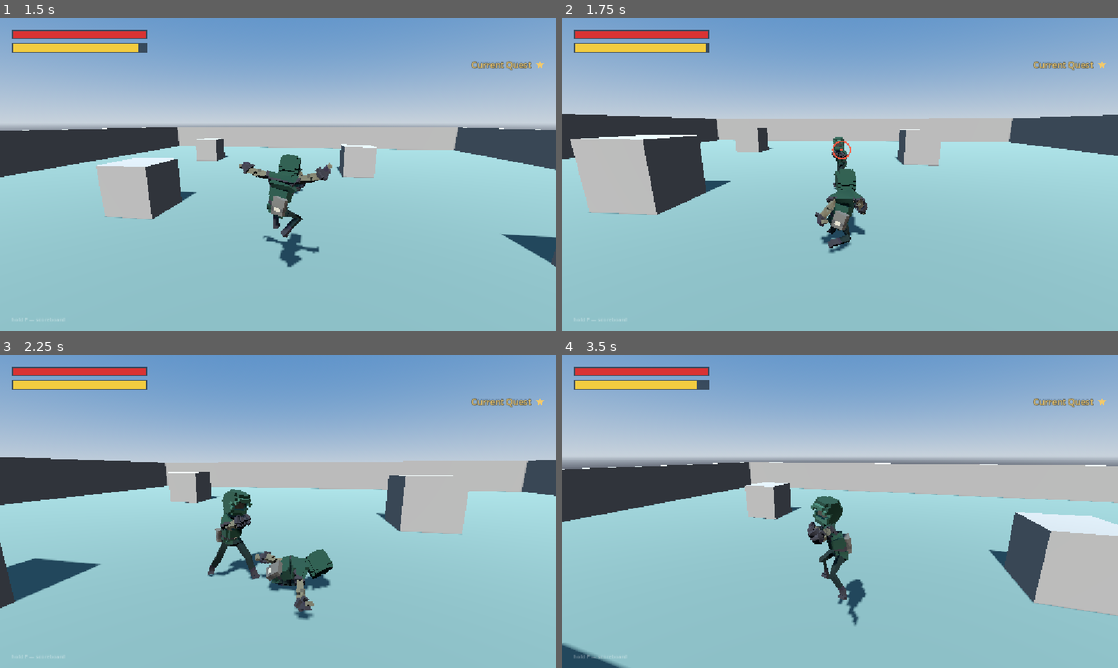
Above: before the commit, frames 1-4 (two rows, left to right).
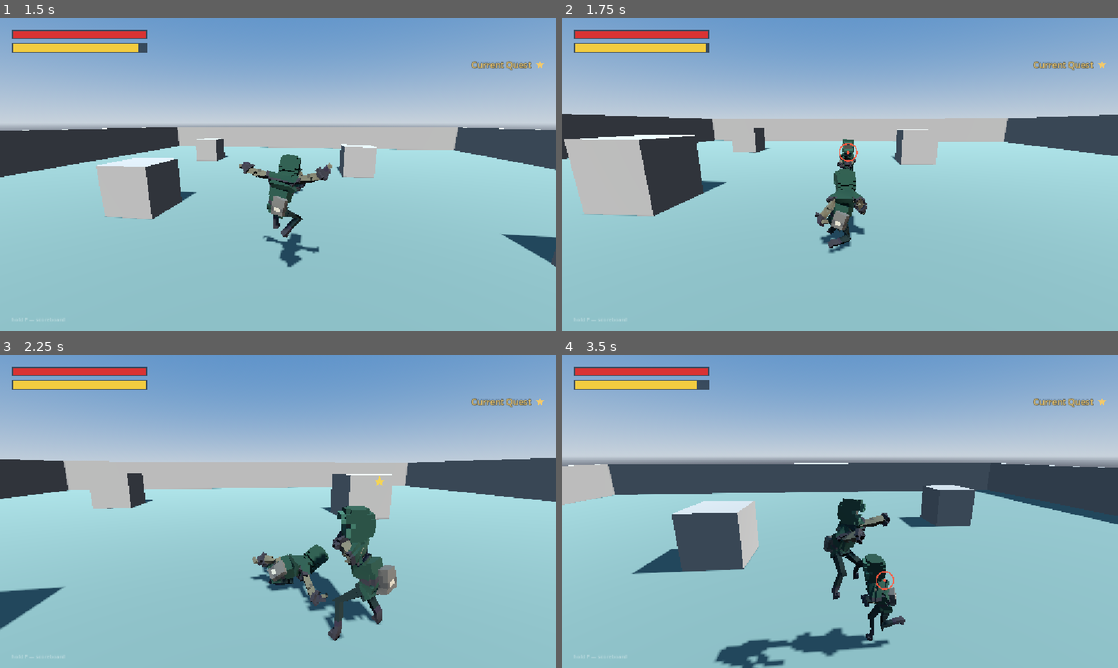
Above: after the commit, the same moments.

Repository: therealssorw/astria
Game: Godot game, scene res://scenes/main.tscn
Same seed, same stepped clock (60 frames per second), same inputs: the game is played once before the commit and once after it. This scene is started directly instead of the project's main scene. A sky picture missing from this copy of the repository is replaced by a grey-blue gradient. Sound files missing from this copy of the repository are replaced by a short silence.
Inputs (mouse positions are in pixels of both pictures, inside the frame that each line leads up to):
- Up to frame 1 (1.5 s): tap Enter (ui_accept) at 0.5 s; move the mouse to (305, 174) at 0.52 s; hold Right mouse button (block) 0.53-1.28 s; hold W (move_forward) from 0.53 s (still down); click (305, 174) at 0.6 s; tap Space (jump) at 0.77 s; move the mouse to (250, 174) at 1.27 s; right-click (250, 174) at 1.35 s
- Up to frame 2 (1.75 s): keep holding W (move_forward); tap Space (jump) at 1.52 s; tap Middle mouse button (lock_on) at 1.55 s
- Up to frame 3 (2.25 s): keep holding W (move_forward); move the mouse to (289, 505) at 2.02 s; tap Middle mouse button (lock_on) at 2.1 s
- Up to frame 4 (3.5 s): keep holding W (move_forward); tap Ctrl (slide) at 2.3, 2.85 s; move the mouse to (834, 517) at 2.77 s; tap Space (jump) at 3.02 s; click (834, 517) at 3.05 s

Frame 1 is identical in both runs. In frame 2, 1.6% of the frame differs, in the area x 0-100%, y 30-74%; in frame 3, 16%; in frame 4, 28%, in the area x 0-100%, y 34-100%.

Commit message:
Tutorial bandits fight you instead of waiting to be hit
Three things, all the same complaint: the enemies were not doing their
thing.

A bandit only wakes when the player walks into its vision cone, and the
tutorial dropped them in a ring around you at whatever rotation they
happened to have. One facing away never saw you, never turned, and stood
there until it was punched — which is exactly how the first lesson read:
nothing at all happens until you hit it. They now spawn facing the
player and already awake. They are raiders in the middle of a raid, not
sentries waiting to notice you.

Held no longer means inert. A held bandit stops DECIDING — no chasing,
circling or strafing, so the fight still stays where it is — but it
watches you, and with "attacks" set it walks the last step into reach
and swings, wind-up star and damage and all, on the real timings. That
is the only way a block gate can teach anything: there has to be a punch
actually coming at you. Being parried or rocked back still opens it up
like any other bandit.

So the lesson reads differently now. The first bandit charges you the
moment you can see, and its gate does not stop the fight at all — the
lesson IS the fight. The pair that follows is held but swinging, which
is what the block and lock-on gates stand on. The last wave is loose
again and the heavy is taught inside it.

Measured rather than assumed, with the player standing still and
touching nothing: before, the first bandit sat at 7.5m and never wound
up. Now it closes to 0.8m, telegraphs and swings, and the block gate
takes 20 hp off you while you decide what to do about it.

Co-Authored-By: Claude Opus 5 <noreply@anthropic.com>

Diff:
--- a/scripts/core/network_manager.gd
+++ b/scripts/core/network_manager.gd
@@ -1038,7 +1038,8 @@
 # else's world.
 
 ## SERVER: spawn one bandit into `id`'s copy of the city and tell only them.
-func server_spawn_tutorial_bandit(id: int, pos: Vector3, frozen: bool) -> Node:
+func server_spawn_tutorial_bandit(id: int, pos: Vector3, frozen: bool,
+		attacks := false) -> Node:
 	if not multiplayer.is_server():
 		return null
 	var en := _enemies_node()
@@ -1050,6 +1051,14 @@
 	en.add_child(bandit)
 	bandit.global_position = pos
 	bandit.frozen = frozen
+	bandit.frozen_attacks = attacks
+	# these are raiders in the middle of a raid, not sentries waiting to notice
+	# you: point them at the player and wake them up, or one that happens to
+	# land facing the other way stands there until it is punched
+	var target := _pawn(id)
+	if target:
+		bandit.face_toward(target.global_position)
+		bandit.aggroed = true
 	if id != 1:
 		rpc_id(id, "cl_spawn_enemy", String(bandit.name), pos)
 	return bandit
--- a/scripts/entities/enemy.gd
+++ b/scripts/entities/enemy.gd
@@ -103,11 +103,17 @@
 ## belonging to that peer's private copy of the city: it only ever fights that
 ## player, and only that player is told it exists (see Net).
 var owner_peer := 0
-## Server-side hold, used by the tutorial's freeze gates: the bandit keeps its
-## pose and its footing but stops deciding, moving and swinging until it is let
-## go. Nothing extra is replicated for it — a frozen bandit simply stops
-## sending new positions, so every screen sees the same still fight.
+## Server-side hold, used by the tutorial's gates: the bandit stops DECIDING —
+## no chasing, no strafing, no circling — so the fight stays where it is while
+## one button is taught. It is not a statue: it still turns to face you, so it
+## reads as a bandit sizing you up rather than a prop.
 var frozen := false
+## ...and with this set it also finishes the walk into reach and swings, star
+## and all. A held bandit that cannot hit you teaches nothing — "block this"
+## needs a punch actually coming at you.
+var frozen_attacks := false
+## How fast a held bandit closes that last step: a menacing walk, not a charge.
+@export var held_step_mult := 0.45
 
 var health: float
 var dead := false
@@ -214,17 +220,9 @@
 		move_and_slide()
 		return
 
-	# held by a tutorial gate: still solid, still hittable, just not thinking.
-	# The swing in progress is dropped rather than paused, so the player is
-	# never let go into a hit they could not have seen coming.
+	# held by a tutorial gate: still solid, still hittable, just not deciding
 	if frozen:
-		attacking = false
-		velocity.x = 0.0
-		velocity.z = 0.0
-		if not is_on_floor():
-			velocity.y -= _gravity() * delta
-		move_and_slide()
-		_animate(delta)
+		_tick_held(delta)
 		return
 
 	# staggered: no decisions, no guard, no swing — just stumble it out
@@ -403,6 +401,47 @@
 
 # ---------------- combat states ----------------
 
+## A bandit held by a tutorial gate. It keeps its ground and makes no
+## decisions, but it is awake: it watches you, and if the gate wants a punch to
+## block it takes the last step in and swings — wind-up star, damage and all,
+## on the same timings as a real one. Everything the state machine would do
+## (strafing, circling, chasing you across the island) stays switched off.
+func _tick_held(delta: float) -> void:
+	cooldown_left = maxf(0.0, cooldown_left - delta)
+	if not is_instance_valid(player) or player.get("dead"):
+		_acquire_player()
+	velocity.x = move_toward(velocity.x, 0.0, 25.0 * delta)
+	velocity.z = move_toward(velocity.z, 0.0, 25.0 * delta)
+	# rocked back or parried: wide open, exactly as it would be in a real fight
+	if stagger_left > 0.0:
+		stagger_left -= delta
+		attacking = false
+		if not is_on_floor():
+			velocity.y -= _gravity() * delta
+		move_and_slide()
+		_animate(delta)
+		return
+	if is_instance_valid(player):
+		aggroed = true # it has seen you: that is what being held in a fight is
+		_face_player(delta)
+		if attacking:
+			_tick_attack(delta)
+		elif frozen_attacks:
+			var dist := global_position.distance_to(player.global_position)
+			if dist > attack_range:
+				var dir := player.global_position - global_position
+				dir.y = 0.0
+				dir = dir.normalized() * move_speed * held_step_mult
+				velocity.x = dir.x
+				velocity.z = dir.z
+			elif cooldown_left <= 0.0:
+				_start_swing()
+	if not is_on_floor():
+		velocity.y -= _gravity() * delta
+	_separate() # two held bandits must still not stand inside each other
+	move_and_slide()
+	_animate(delta)
+
 func _enter(next: CombatState, duration: float) -> void:
 	state = next
 	state_time = 0.0
@@ -538,6 +577,17 @@
 	_separate() # a camp standing around is exactly where they pile up
 	move_and_slide()
 	_animate(delta)
+
+## Turn to something NOW rather than at turn_speed — for a bandit dropped into
+## a fight that is already happening. A bandit only wakes when the player walks
+## into its vision cone, so one spawned facing the other way would stand there
+## until it was hit, which is not what a raider does.
+func face_toward(pos: Vector3) -> void:
+	var to := pos - global_position
+	to.y = 0.0
+	if to.length_squared() < 0.001:
+		return
+	body_visual.rotation.y = atan2(-to.x, -to.z) + PI
 
 func _face_player(delta: float) -> void:
 	var to_p := player.global_position - global_position
--- a/scripts/world/tutorial/tutorial_data.gd
+++ b/scripts/world/tutorial/tutorial_data.gd
@@ -1,21 +1,24 @@
 class_name TutorialData
 extends RefCounted
-## The tutorial script, and where the per-player copies of the tutorial city
-## live. Changing the lesson is changing this table — `tutorial_system.gd` only
-## walks it, and nothing else in the game knows what step 3 is.
+## The tutorial script, and where the per-player copies of the island live.
+## Changing the lesson is changing this table — `tutorial_system.gd` only walks
+## it, and nothing else in the game knows what step 3 is.
 ##
 ## Every step is one dictionary with a "kind":
 ##
 ##   "wait_ready" — hold until that player's client says the intro cutscene is
 ##                  over. Nothing moves before the player can see.
-##   "wave"       — spawn `count` bandits at the arena's spawn markers.
-##                  `frozen: true` drops them in mid-charge and holds them
-##                  there, which is what a freeze gate is standing on.
-##   "gate"       — freeze the fight and teach ONE button. Its `dialog` plays
-##                  first (write those lines in DialogData), then the prompt
-##                  goes up and the world stays still until the player really
-##                  does it. `action` is the input map name; the server watches
-##                  for the real thing (a swing request, a raised guard) rather
+##   "wave"       — spawn `count` bandits around the spawn. `frozen: true`
+##                  holds them where they are (they still watch you), and
+##                  `attacks: true` lets a held one walk into reach and swing.
+##   "gate"       — hold the fight and teach ONE button. `hold: false` leaves
+##                  the fight running instead, which is right when the lesson
+##                  IS the fight (the first swing, the heavy in the last wave),
+##                  and `attacks: true` is what makes a block gate blockable.
+##                  Its `dialog` plays first (write those lines in DialogData),
+##                  then the prompt goes up and the step waits until the player
+##                  really does it. `action` is the input map name; the server
+##                  watches for the real thing (a swing, a raised guard) rather
 ##                  than believing a "I pressed it" message, except where it
 ##                  cannot see it — those carry `client_gate: true`, and the
 ##                  worst a patched client wins there is skipping its own
@@ -24,11 +27,11 @@
 ##                  so far is dead.
 ##   "talk"       — a villager walks over and talks (the mayor hand-off). Ends
 ##                  when the conversation closes.
-##   "end"        — out of the city and onto the island; the copy is torn down.
+##   "end"        — out of the copy and onto the real island; it is torn down.
 ##
-## The pacing rule the table follows: a pause only ever buys a NEW button, and
-## the fight starts moving again the moment it is pressed. Four gates, and the
-## last wave is fought without a single interruption.
+## The pacing rules the table follows: a pause only ever buys a NEW button, the
+## fight starts moving again the moment it is pressed, and a bandit is never
+## inert — held means "stays where it is", not "stops being a bandit".
 
 ## Scene instanced once per player in the tutorial: a copy of the starter
 ## island, spawn marker and all.
@@ -57,18 +60,25 @@
 
 const STEPS := [
 	{"id": "wake", "kind": "wait_ready"},
-	# one bandit already swinging at you when the world starts moving
-	{"id": "first_bandit", "kind": "wave", "count": 1, "frozen": true},
-	{"id": "teach_attack", "kind": "gate", "action": "attack", "dialog": "tut_attack"},
+	# a bandit comes at you the moment you can see: the first thing the game
+	# teaches is that this is a fight, not a slideshow
+	{"id": "first_bandit", "kind": "wave", "count": 1},
+	{"id": "teach_attack", "kind": "gate", "action": "attack", "dialog": "tut_attack",
+			"hold": false},
 	{"id": "kill_first", "kind": "clear", "banner": "Put him down."},
-	{"id": "pair", "kind": "wave", "count": 2, "frozen": true},
-	{"id": "teach_block", "kind": "gate", "action": "block", "dialog": "tut_block"},
+	# two more, HELD but swinging: they walk into reach and punch, which is the
+	# only way "block this" can be taught — a frozen statue teaches nothing
+	{"id": "pair", "kind": "wave", "count": 2, "frozen": true, "attacks": true},
+	{"id": "teach_block", "kind": "gate", "action": "block", "dialog": "tut_block",
+			"attacks": true},
 	{"id": "teach_lock_on", "kind": "gate", "action": "lock_on", "dialog": "tut_lock_on",
-			"client_gate": true},
+			"client_gate": true, "attacks": true},
 	{"id": "kill_pair", "kind": "clear", "banner": "Two of them. Keep your guard up."},
-	{"id": "last_wave", "kind": "wave", "count": 3, "frozen": true},
-	{"id": "teach_heavy", "kind": "gate", "action": "attack_heavy", "dialog": "tut_heavy"},
-	# no gates left on purpose — the lesson ends and the fight is just a fight
+	# no holding from here on: the last wave is a real fight, and the heavy is
+	# taught inside it
+	{"id": "last_wave", "kind": "wave", "count": 3},
+	{"id": "teach_heavy", "kind": "gate", "action": "attack_heavy", "dialog": "tut_heavy",
+			"hold": false},
 	{"id": "clear_city", "kind": "clear", "banner": "Drive them out."},
 	{"id": "mayor", "kind": "talk", "dialog": "tut_mayor"},
 	{"id": "leave", "kind": "end"},
--- a/scripts/world/tutorial/tutorial_system.gd
+++ b/scripts/world/tutorial/tutorial_system.gd
@@ -195,22 +195,24 @@
 				_advance(id)
 				return
 		"wave":
-			_spawn_wave(id, int(step.get("count", 1)), bool(step.get("frozen", false)))
+			_spawn_wave(id, int(step.get("count", 1)), bool(step.get("frozen", false)),
+					bool(step.get("attacks", false)))
 			Net.tutorial_step(id, str(step["id"]))
 			_advance(id) # a wave is a beat, not a wait: the gate after it holds
 			return
 		"gate":
-			_freeze_wave(id, true)
+			# `hold: false` means the lesson IS the fight — leave it running
+			_freeze_wave(id, bool(step.get("hold", true)), bool(step.get("attacks", false)))
 		"clear":
-			_freeze_wave(id, false)
+			_freeze_wave(id, false, false)
 		"talk":
-			_freeze_wave(id, false)
+			_freeze_wave(id, false, false)
 		"end":
 			server_end(id, true)
 			return
 	Net.tutorial_step(id, str(step["id"]))
 
-func _spawn_wave(id: int, count: int, frozen: bool) -> void:
+func _spawn_wave(id: int, count: int, frozen: bool, attacks: bool) -> void:
 	var run: Dictionary = _runs.get(id, {})
 	if run.is_empty():
 		return
@@ -218,18 +220,21 @@
 	var spawned: int = int(run.get("spawned", 0))
 	for i in count:
 		var bandit := Net.server_spawn_tutorial_bandit(id,
-				arena.bandit_spawn(spawned + i), frozen)
+				arena.bandit_spawn(spawned + i), frozen, attacks)
 		if bandit:
 			run["bandits"].append(bandit)
 	run["spawned"] = spawned + count
 
-func _freeze_wave(id: int, frozen: bool) -> void:
+## `frozen` holds the bandits where they are; `attacks` lets a held one still
+## step in and swing, which is the whole point of the block lesson.
+func _freeze_wave(id: int, frozen: bool, attacks: bool) -> void:
 	var run: Dictionary = _runs.get(id, {})
 	if run.is_empty():
 		return
 	for b in run["bandits"]:
 		if is_instance_valid(b) and not b.dead:
 			b.frozen = frozen
+			b.frozen_attacks = attacks
 
 func _wave_cleared(id: int) -> bool:
 	var run: Dictionary = _runs.get(id, {})
--- a/tests/test_tutorial.gd
+++ b/tests/test_tutorial.gd
@@ -98,12 +98,18 @@
 	func _pass_gate(step_id: String, action: String, client_gate := false) -> String:
 		if not await _until(func() -> bool: return _step_id() == step_id):
 			return "%s never came up (stuck on '%s')" % [step_id, _step_id()]
+		var step := TutorialData.step(TutorialData.index_of(step_id))
 		var held := _my_bandits()
 		if held.is_empty():
 			return "%s has nothing to fight" % step_id
 		for b in held:
-			if not b.frozen:
-				return "%s did not freeze the fight" % step_id
+			# a gate holds the fight unless the lesson IS the fight, and a held
+			# bandit is never inert — it watches you, and on an "attacks" gate
+			# it walks in and swings so there is something to block
+			if b.frozen != bool(step.get("hold", true)):
+				return "%s did not hold the fight as its step asks" % step_id
+			if b.frozen and b.frozen_attacks != bool(step.get("attacks", false)):
+				return "%s did not set the held bandits swinging" % step_id
 		# a gate must not open on its own
 		await get_tree().physics_frame
 		if _step_id() != step_id:
Not shown, changed: CLAUDE.md
